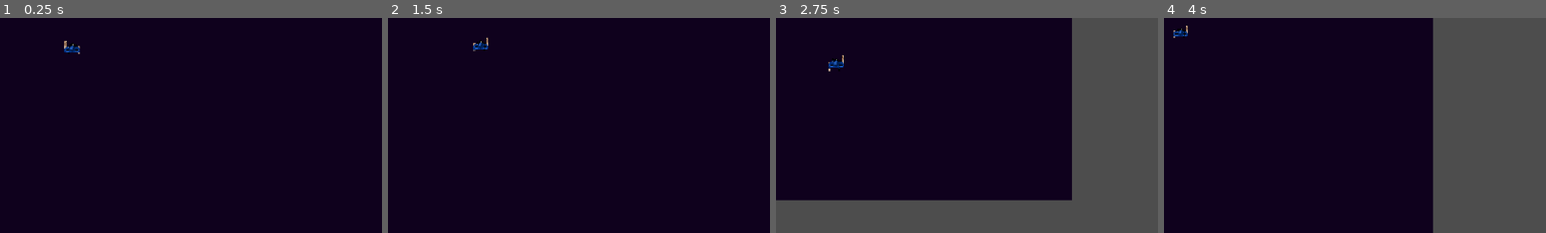
Above: before the commit, frames 1-4 (left to right).
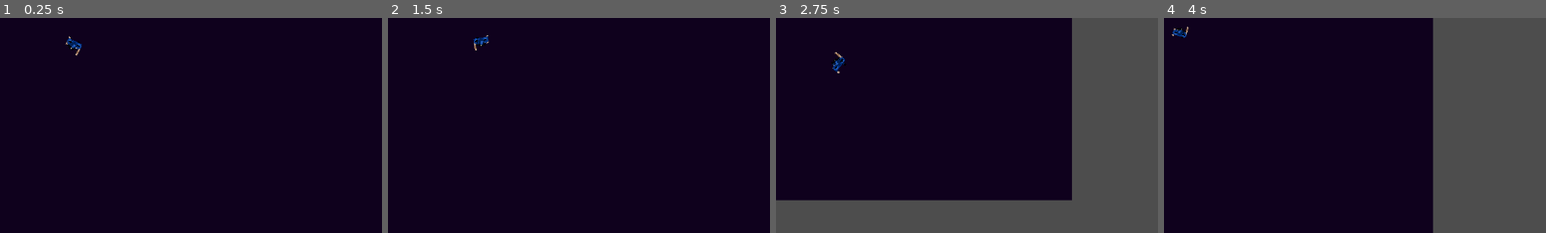
Above: after the commit, the same moments.

Repository: Gabryel-Paes/ProjetoCG
Game: Godot game, scene res://levels/rooms/playground.tscn
Two runs of this game, one before a commit and one after it. Both use one fixed random seed, a clock stepped at 60 frames per second and the inputs below.
Inputs (mouse positions are % of the whole screen's width and height, from its top left):
- Up to frame 1 (0.25 s): no input
- Up to frame 2 (1.5 s): move the mouse to (72, 45) at 0.52 s; hold D (Right) 0.53-1.28 s; move the mouse to (30, 55) at 1.27 s; hold S (Down) from 1.28 s (still down)
- Up to frame 3 (2.75 s): move the mouse to (60, 28) at 2.02 s; release S (Down) at 2.03 s; hold D (Right) from 2.03 s (still down)
- Up to frame 4 (4 s): move the mouse to (45, 70) at 2.77 s; release D (Right) at 2.78 s; hold W (Up) 2.78-3.53 s; move the mouse to (80, 65) at 3.52 s; hold A (Left) from 3.53 s (still down)
The pictures show only the part of the screen within x 40-90%, y 43-93%; the shares and areas given below are measured in that part.

The runs differ from the first frame. In frame 1, 0.2% of the frame differs, in the area x 16-22%, y 8-18%; in frame 2, 0.2%; in frame 3, 0.2%; in frame 4, 0.1%.

Commit message:
Fix2.1 Personagem segue a camera
Era so colocar o no dentro do aim, agora o personagem segue a camera

Diff:
--- a/actors/player/player.tscn
+++ b/actors/player/player.tscn
@@ -76,11 +76,11 @@
 [node name="CollisionShape2D" type="CollisionShape2D" parent="." unique_id=1347245688]
 shape = SubResource("CircleShape2D_wa5o0")
 
-[node name="AnimatedSprite2D" type="AnimatedSprite2D" parent="CollisionShape2D" unique_id=134978540]
+[node name="Camera2D" type="Camera2D" parent="." unique_id=293020164]
+
+[node name="Aim" type="Node2D" parent="." unique_id=2121868406]
+
+[node name="AnimatedSprite2D" type="AnimatedSprite2D" parent="Aim" unique_id=134978540]
 sprite_frames = SubResource("SpriteFrames_t1g16")
 autoplay = "default"
 frame_progress = 0.43655625
-
-[node name="Camera2D" type="Camera2D" parent="." unique_id=293020164]
-
-[node name="Aim" type="Node2D" parent="." unique_id=2121868406]
